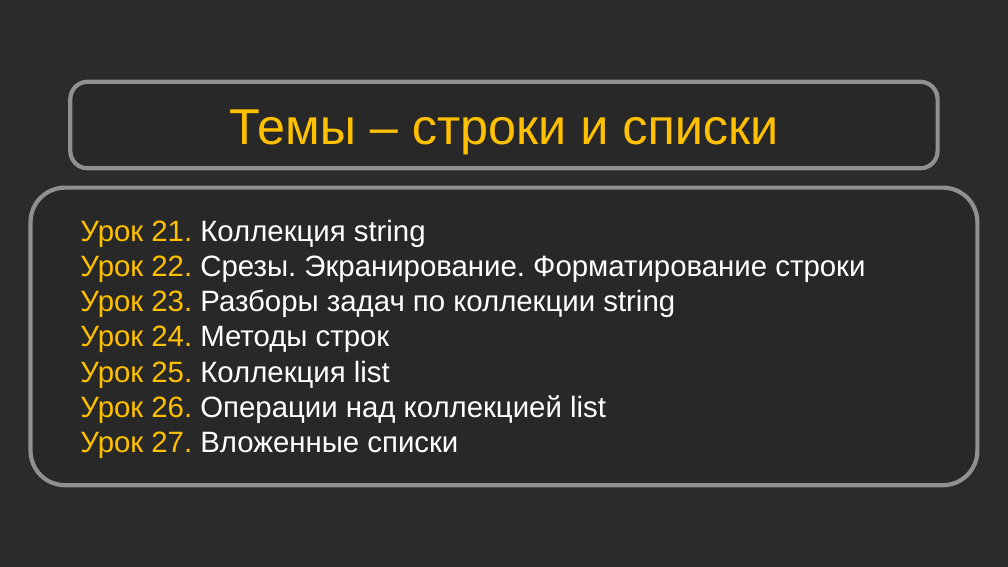
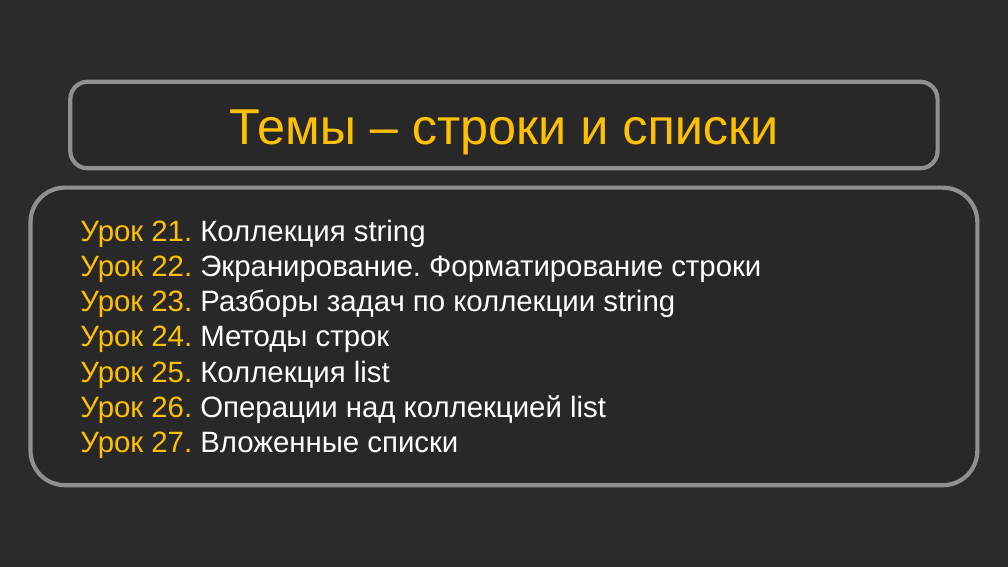
Before and after one commit to Shikonohito/Python_Bootcamp, a slide deck: slide 9 of Урок 01. Mystat. Microsoft Teams/Урок 1. Mystat. Microsoft Teams.pptx. Drawn at 1008x567 pixels with LibreOffice and Linux fonts; fonts in the diff are those of the drawing; background and template pictures are left out; a plain dark background stands for a picture behind light text. Boxes give left, top, right and bottom in pixels: in the first picture for what was removed or moved away, otherwise in the second. Text is boxed around its words. In the diff, an @@ line names an element or a change of style, - is before the commit and + after.

```diff
--- a/Урок 01. Mystat. Microsoft Teams/Урок 1. Mystat. Microsoft Teams.pptx
+++ b/Урок 01. Mystat. Microsoft Teams/Урок 1. Mystat. Microsoft Teams.pptx
@@ text at box(80, 255, 761, 282): text changed @@
-Урок 22. Срезы. Экранирование. Форматирование строки
+Урок 22. Экранирование. Форматирование строки
```
Also in this commit, not shown: 4 other slides changed, 5 slides added, 4 slides removed, 14 other files.
